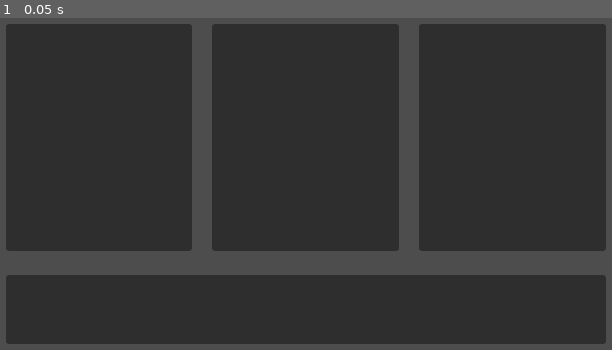
Above: before the commit, frame 1.
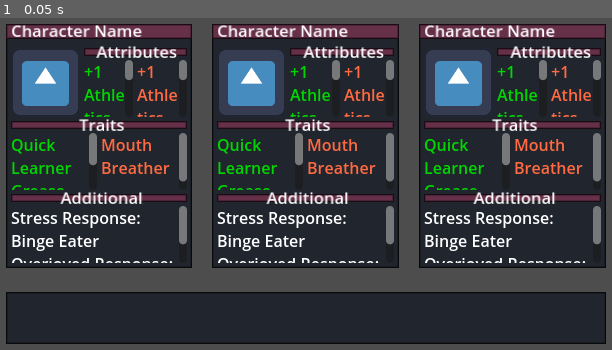
Above: after the commit, the same moment.

Repository: jm24abj/CharacterGeneration
Game: Godot game, scene res://generation_screen.tscn
Two runs of this game, one before a commit and one after it. Both use one fixed random seed, a clock stepped at 60 frames per second and the inputs below. The engine's default icon, where the game draws it, is replaced by a stand-in: a white triangle on a blue panel in a dark square.
Inputs:
- Up to frame 1 (0.05 s): no input

The runs differ from the first frame. In frame 1, 34% of the frame differs, in the area x 0-100%, y 1-99%.

Commit message:
complete mockup

Diff:
--- /dev/null
+++ b/UIThemes/charSelectPanel.tres
@@ -0,0 +1,11 @@
+[gd_resource type="StyleBoxFlat" format=3 uid="uid://cpfi0hjrle143"]
+
+[resource]
+bg_color = Color(0.129412, 0.14902, 0.180392, 1)
+border_width_left = 2
+border_width_top = 2
+border_width_right = 2
+border_width_bottom = 2
+border_color = Color(0, 0, 0, 1)
+border_blend = true
+corner_detail = 1
--- /dev/null
+++ b/character_panel.tscn
@@ -0,0 +1,231 @@
+[gd_scene load_steps=4 format=3 uid="uid://c5ig7qt3r5bpk"]
+
+[ext_resource type="StyleBox" uid="uid://cpfi0hjrle143" path="res://UIThemes/charSelectPanel.tres" id="1_xeji2"]
+[ext_resource type="Texture2D" uid="uid://t7we5t6a4pnb" path="res://icon.svg" id="2_203vo"]
+
+[sub_resource type="StyleBoxFlat" id="StyleBoxFlat_wa1qb"]
+bg_color = Color(0.403222, 0.187021, 0.286066, 1)
+border_width_left = 2
+border_width_top = 2
+border_width_right = 2
+border_width_bottom = 2
+border_color = Color(0, 0, 0, 1)
+border_blend = true
+
+[node name="CharacterPanel" type="Panel"]
+size_flags_horizontal = 3
+theme_override_styles/panel = ExtResource("1_xeji2")
+
+[node name="CharacterLayout" type="VBoxContainer" parent="."]
+layout_mode = 1
+anchors_preset = 15
+anchor_right = 1.0
+anchor_bottom = 1.0
+grow_horizontal = 2
+grow_vertical = 2
+
+[node name="TitleHolder" type="Panel" parent="CharacterLayout"]
+layout_mode = 2
+size_flags_vertical = 3
+theme_override_styles/panel = SubResource("StyleBoxFlat_wa1qb")
+
+[node name="MarginContainer" type="MarginContainer" parent="CharacterLayout/TitleHolder"]
+layout_mode = 1
+anchors_preset = 15
+anchor_right = 1.0
+anchor_bottom = 1.0
+grow_horizontal = 2
+grow_vertical = 2
+scale = Vector2(1.03321, 0.9506)
+theme_override_constants/margin_left = 5
+theme_override_constants/margin_top = 5
+theme_override_constants/margin_right = 5
+theme_override_constants/margin_bottom = 5
+
+[node name="Label" type="Label" parent="CharacterLayout/TitleHolder/MarginContainer"]
+layout_mode = 2
+size_flags_vertical = 1
+text = "Character Name
+"
+vertical_alignment = 1
+
+[node name="Stats" type="MarginContainer" parent="CharacterLayout"]
+layout_mode = 2
+size_flags_vertical = 3
+size_flags_stretch_ratio = 15.0
+theme_override_constants/margin_left = 5
+theme_override_constants/margin_top = 5
+theme_override_constants/margin_right = 5
+theme_override_constants/margin_bottom = 5
+
+[node name="CharacterLayout2" type="VBoxContainer" parent="CharacterLayout/Stats"]
+layout_mode = 2
+size_flags_vertical = 3
+size_flags_stretch_ratio = 9.0
+
+[node name="AttributesHolder" type="HBoxContainer" parent="CharacterLayout/Stats/CharacterLayout2"]
+layout_mode = 2
+size_flags_vertical = 3
+size_flags_stretch_ratio = 3.0
+
+[node name="TextureRect" type="TextureRect" parent="CharacterLayout/Stats/CharacterLayout2/AttributesHolder"]
+layout_mode = 2
+size_flags_horizontal = 3
+size_flags_stretch_ratio = 2.0
+texture = ExtResource("2_203vo")
+expand_mode = 2
+
+[node name="VBoxContainer" type="VBoxContainer" parent="CharacterLayout/Stats/CharacterLayout2/AttributesHolder"]
+layout_mode = 2
+size_flags_horizontal = 3
+size_flags_stretch_ratio = 5.0
+
+[node name="TitleHolder" type="Panel" parent="CharacterLayout/Stats/CharacterLayout2/AttributesHolder/VBoxContainer"]
+layout_mode = 2
+size_flags_vertical = 3
+theme_override_styles/panel = SubResource("StyleBoxFlat_wa1qb")
+
+[node name="MarginContainer" type="MarginContainer" parent="CharacterLayout/Stats/CharacterLayout2/AttributesHolder/VBoxContainer/TitleHolder"]
+layout_mode = 1
+anchors_preset = 15
+anchor_right = 1.0
+anchor_bottom = 1.0
+grow_horizontal = 2
+grow_vertical = 2
+scale = Vector2(1.03321, 0.9506)
+theme_override_constants/margin_left = 5
+theme_override_constants/margin_top = 5
+theme_override_constants/margin_right = 5
+theme_override_constants/margin_bottom = 5
+
+[node name="Label" type="Label" parent="CharacterLayout/Stats/CharacterLayout2/AttributesHolder/VBoxContainer/TitleHolder/MarginContainer"]
+layout_mode = 2
+size_flags_vertical = 1
+text = "Attributes
+"
+horizontal_alignment = 1
+vertical_alignment = 1
+
+[node name="HBoxContainer" type="HBoxContainer" parent="CharacterLayout/Stats/CharacterLayout2/AttributesHolder/VBoxContainer"]
+layout_mode = 2
+size_flags_vertical = 3
+size_flags_stretch_ratio = 7.0
+
+[node name="Pros" type="RichTextLabel" parent="CharacterLayout/Stats/CharacterLayout2/AttributesHolder/VBoxContainer/HBoxContainer"]
+layout_mode = 2
+size_flags_horizontal = 3
+theme_override_colors/default_color = Color(0, 0.83784, 0, 1)
+text = "+1 Athletics
++2 Cooking
++3 Digging
+
+"
+
+[node name="Cons" type="RichTextLabel" parent="CharacterLayout/Stats/CharacterLayout2/AttributesHolder/VBoxContainer/HBoxContainer"]
+layout_mode = 2
+size_flags_horizontal = 3
+theme_override_colors/default_color = Color(1, 0.415067, 0.25866, 1)
+text = "+1 Athletics
++2 Cooking
++3 Digging
+
+"
+
+[node name="TraitsHolder" type="VBoxContainer" parent="CharacterLayout/Stats/CharacterLayout2"]
+layout_mode = 2
+size_flags_vertical = 3
+size_flags_stretch_ratio = 3.0
+
+[node name="TitleHolder" type="Panel" parent="CharacterLayout/Stats/CharacterLayout2/TraitsHolder"]
+layout_mode = 2
+size_flags_vertical = 3
+theme_override_styles/panel = SubResource("StyleBoxFlat_wa1qb")
+
+[node name="MarginContainer" type="MarginContainer" parent="CharacterLayout/Stats/CharacterLayout2/TraitsHolder/TitleHolder"]
+layout_mode = 1
+anchors_preset = 15
+anchor_right = 1.0
+anchor_bottom = 1.0
+grow_horizontal = 2
+grow_vertical = 2
+scale = Vector2(1.03321, 0.9506)
+theme_override_constants/margin_left = 5
+theme_override_constants/margin_top = 5
+theme_override_constants/margin_right = 5
+theme_override_constants/margin_bottom = 5
+
+[node name="Label" type="Label" parent="CharacterLayout/Stats/CharacterLayout2/TraitsHolder/TitleHolder/MarginContainer"]
+layout_mode = 2
+size_flags_vertical = 1
+text = "Traits
+"
+horizontal_alignment = 1
+vertical_alignment = 1
+
+[node name="HBoxContainer" type="HBoxContainer" parent="CharacterLayout/Stats/CharacterLayout2/TraitsHolder"]
+layout_mode = 2
+size_flags_vertical = 3
+size_flags_stretch_ratio = 7.0
+
+[node name="Pros" type="RichTextLabel" parent="CharacterLayout/Stats/CharacterLayout2/TraitsHolder/HBoxContainer"]
+layout_mode = 2
+size_flags_horizontal = 3
+theme_override_colors/default_color = Color(0, 0.83784, 0, 1)
+text = "Quick Learner
+Grease Monkey
+
+"
+
+[node name="Cons" type="RichTextLabel" parent="CharacterLayout/Stats/CharacterLayout2/TraitsHolder/HBoxContainer"]
+layout_mode = 2
+size_flags_horizontal = 3
+theme_override_colors/default_color = Color(1, 0.415067, 0.25866, 1)
+text = "Mouth Breather
+
+"
+
+[node name="ExtraHolder" type="VBoxContainer" parent="CharacterLayout/Stats/CharacterLayout2"]
+layout_mode = 2
+size_flags_vertical = 3
+size_flags_stretch_ratio = 3.0
+
+[node name="TitleHolder" type="Panel" parent="CharacterLayout/Stats/CharacterLayout2/ExtraHolder"]
+layout_mode = 2
+size_flags_vertical = 3
+theme_override_styles/panel = SubResource("StyleBoxFlat_wa1qb")
+
+[node name="MarginContainer" type="MarginContainer" parent="CharacterLayout/Stats/CharacterLayout2/ExtraHolder/TitleHolder"]
+layout_mode = 1
+anchors_preset = 15
+anchor_right = 1.0
+anchor_bottom = 1.0
+grow_horizontal = 2
+grow_vertical = 2
+scale = Vector2(1.03321, 0.9506)
+theme_override_constants/margin_left = 5
+theme_override_constants/margin_top = 5
+theme_override_constants/margin_right = 5
+theme_override_constants/margin_bottom = 5
+
+[node name="Label" type="Label" parent="CharacterLayout/Stats/CharacterLayout2/ExtraHolder/TitleHolder/MarginContainer"]
+layout_mode = 2
+size_flags_vertical = 1
+text = "Additional
+"
+horizontal_alignment = 1
+vertical_alignment = 1
+
+[node name="HBoxContainer" type="VBoxContainer" parent="CharacterLayout/Stats/CharacterLayout2/ExtraHolder"]
+layout_mode = 2
+size_flags_vertical = 3
+size_flags_stretch_ratio = 7.0
+theme_override_constants/separation = 3
+
+[node name="Responses" type="RichTextLabel" parent="CharacterLayout/Stats/CharacterLayout2/ExtraHolder/HBoxContainer"]
+layout_mode = 2
+size_flags_horizontal = 3
+size_flags_vertical = 3
+theme_override_colors/default_color = Color(1, 1, 1, 1)
+text = "Stress Response: Binge Eater
+Overjoyed Response: Balloon Artist
+"
--- a/generation_screen.tscn
+++ b/generation_screen.tscn
@@ -1,4 +1,7 @@
-[gd_scene format=3 uid="uid://bmiyuh2isuanp"]
+[gd_scene load_steps=3 format=3 uid="uid://bmiyuh2isuanp"]
+
+[ext_resource type="PackedScene" uid="uid://c5ig7qt3r5bpk" path="res://character_panel.tscn" id="1_1dqc6"]
+[ext_resource type="StyleBox" uid="uid://cpfi0hjrle143" path="res://UIThemes/charSelectPanel.tres" id="1_mxy71"]
 
 [node name="GenerationScreen" type="Control"]
 layout_mode = 3
@@ -20,7 +23,7 @@
 [node name="CharacterContainer" type="MarginContainer" parent="VBoxContainer"]
 layout_mode = 2
 size_flags_vertical = 3
-size_flags_stretch_ratio = 3.0
+size_flags_stretch_ratio = 4.0
 theme_override_constants/margin_left = 20
 theme_override_constants/margin_top = 20
 theme_override_constants/margin_right = 20
@@ -31,17 +34,14 @@
 theme_override_constants/separation = 20
 alignment = 1
 
-[node name="CharacterPanel1" type="Panel" parent="VBoxContainer/CharacterContainer/CharacterPanels"]
+[node name="CharacterPanel" parent="VBoxContainer/CharacterContainer/CharacterPanels" instance=ExtResource("1_1dqc6")]
 layout_mode = 2
-size_flags_horizontal = 3
 
-[node name="CharacterPanel2" type="Panel" parent="VBoxContainer/CharacterContainer/CharacterPanels"]
+[node name="CharacterPanel2" parent="VBoxContainer/CharacterContainer/CharacterPanels" instance=ExtResource("1_1dqc6")]
 layout_mode = 2
-size_flags_horizontal = 3
 
-[node name="CharacterPanel3" type="Panel" parent="VBoxContainer/CharacterContainer/CharacterPanels"]
+[node name="CharacterPanel3" parent="VBoxContainer/CharacterContainer/CharacterPanels" instance=ExtResource("1_1dqc6")]
 layout_mode = 2
-size_flags_horizontal = 3
 
 [node name="ContinueContainer" type="MarginContainer" parent="VBoxContainer"]
 layout_mode = 2
@@ -52,3 +52,4 @@
 
 [node name="Panel" type="Panel" parent="VBoxContainer/ContinueContainer"]
 layout_mode = 2
+theme_override_styles/panel = ExtResource("1_mxy71")
